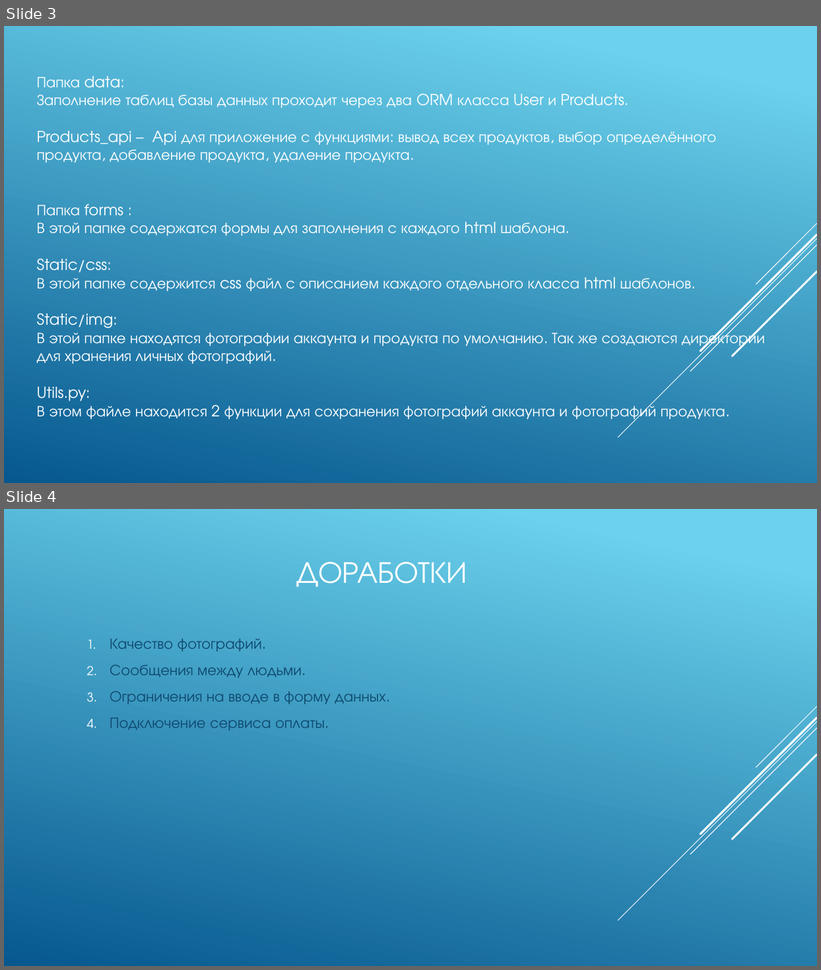
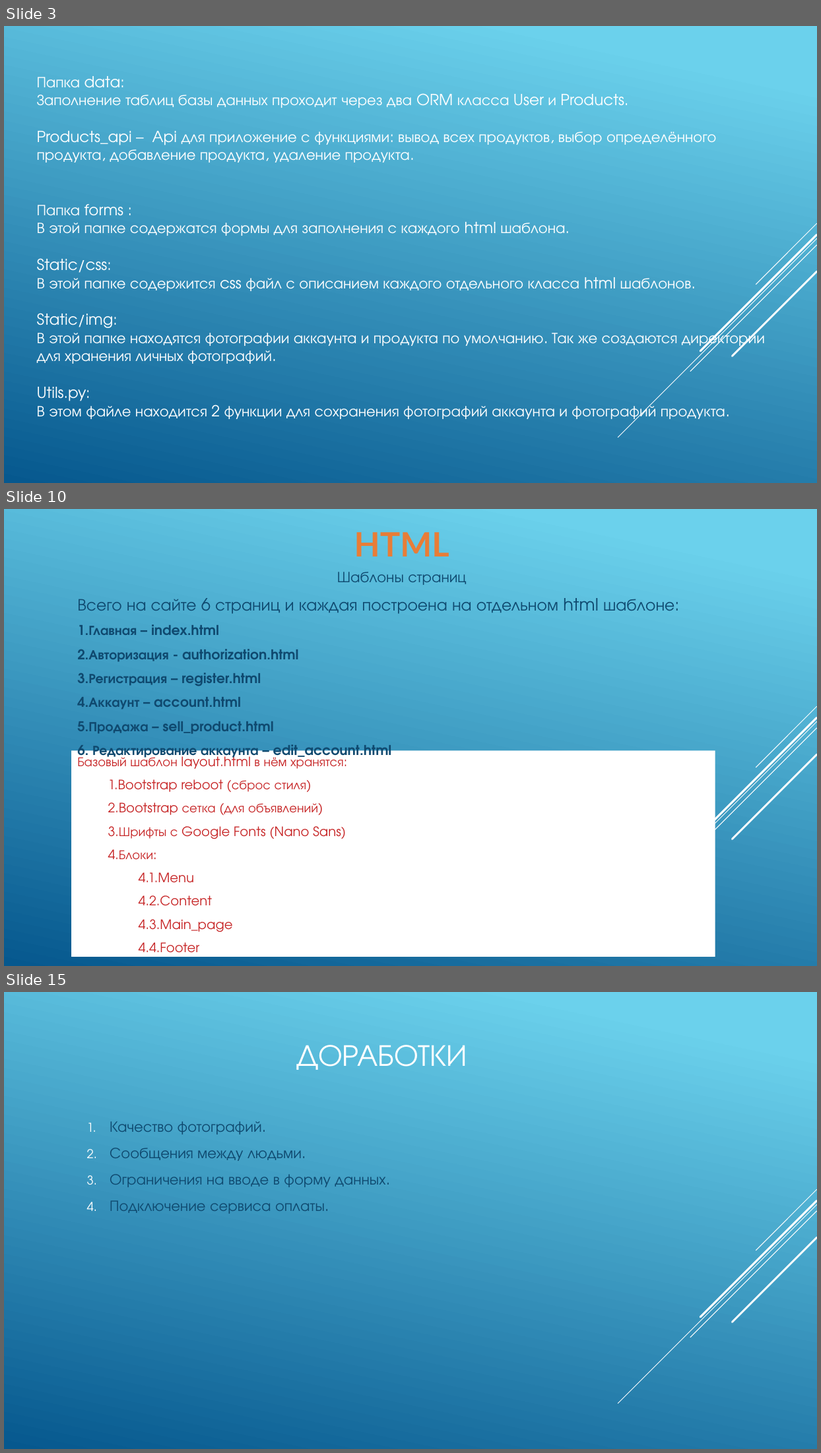
Before and after one commit to IlyaLyamin/buynet, a slide deck: Презентация и описание/описание/проект.pptx. Shown one above the other, each under a label of ours: slides 3 and 4 before the commit, slides 3, 10 and 15 after it; the slides between them are not shown. The pictures are 821x970 and 821x1453 pixels, drawn with LibreOffice and Linux fonts; fonts in the diff are those of the drawing. Boxes give left, top, right and bottom in pixels: in the first picture for what was removed or moved away, otherwise in the second. Text is boxed around its words. In the diff, an @@ line names an element or a change of style, - is before the commit and + after.

```diff
--- a/Презентация и описание/описание/проект.pptx
+++ b/Презентация и описание/описание/проект.pptx
@@ slide 10 added at (4, 509, 817, 966), background gradient #6ED2EB to #06588E; not listed: 5 template elements that a slide beside it also shows @@
@@ title added at (354, 532, 450, 557), 39.6 pt, text #E87D37, bold @@
+HTML
@@ text added at (337, 572, 466, 585), 18 pt, text #0F496F @@
+Шаблоны страниц
@@ text added at (77, 598, 675, 761), 16 pt, text #0F496F, bold @@
+Всего на сайте 6 страниц и каждая построена на отдельном html шаблоне:
+1.Главная – index.html
+2.Авторизация - authorization.html
+3.Регистрация – register.html
+4.Аккаунт – account.html
+5.Продажа – sell_product.html
+6. Редактирование аккаунта – edit_account.html
@@ text added at (71, 751, 715, 956), fill #FFFFFF, 15.3 pt, text #C62324 @@
+Базовый шаблон layout.html в нём хранятся:
+1.Bootstrap reboot (сброс стиля)
+2.Bootstrap сетка (для объявлений)
+3.Шрифты с Google Fonts (Nano Sans)
+4.Блоки:
+4.1.Menu
+4.2.Content
+4.3.Main_page
+4.4.Footer
+Так же в нём определяются заголовки страниц
@@ what was slide 4 is now slide 15 @@
```
Also in this commit, not shown: 10 other slides added, 1 other file.
